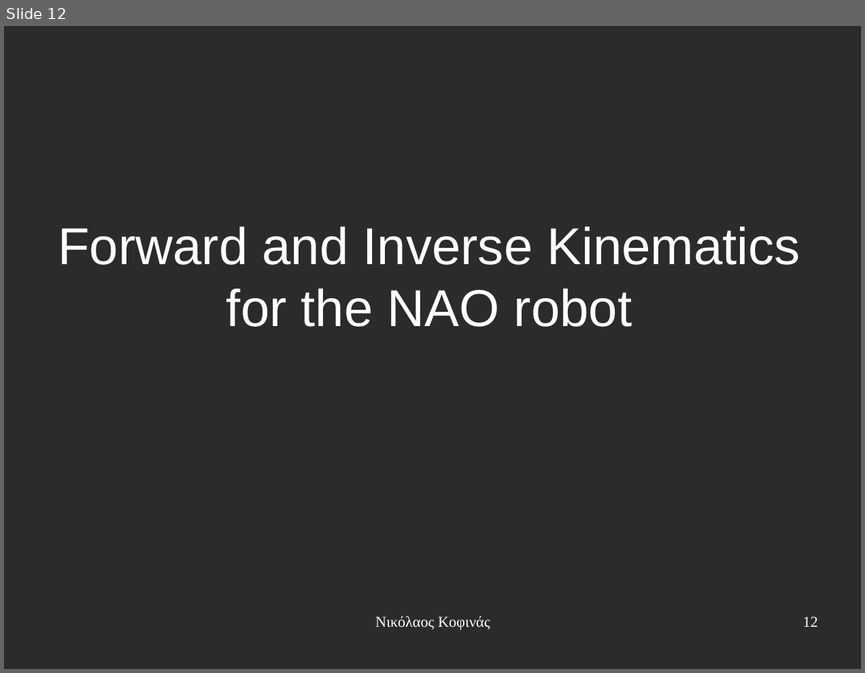
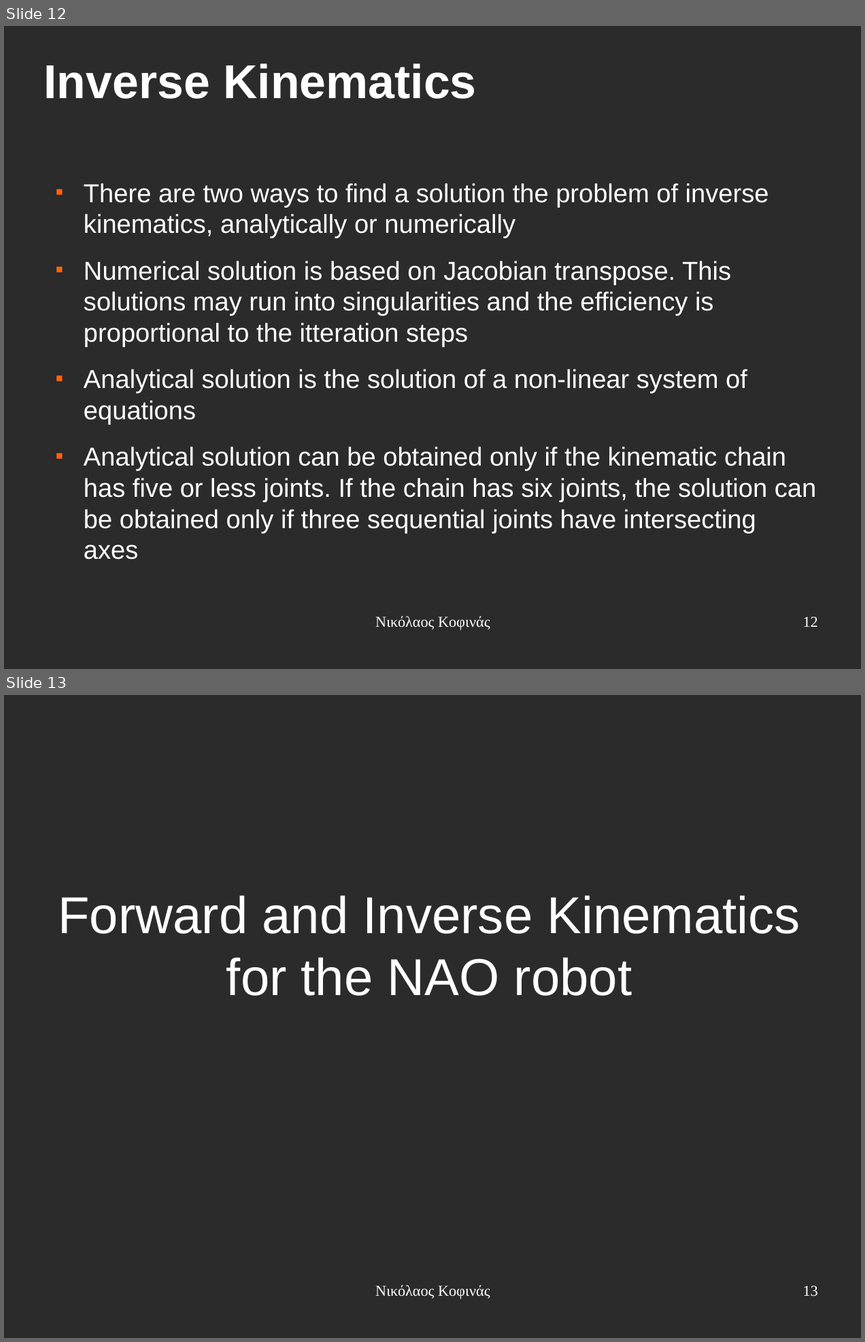
Before and after one commit to eldr4d/MyThesis, a slide deck: presentation.odp. Shown one above the other, each under a label of ours: slide 12 before the commit, slides 12 and 13 after it. The pictures are 865x673 and 865x1342 pixels, drawn with LibreOffice and Linux fonts; fonts in the diff are those of the drawing; background and template pictures are left out; a plain dark background stands for a picture behind light text. Boxes give left, top, right and bottom in pixels: in the first picture for what was removed or moved away, otherwise in the second. Text is boxed around its words. In the diff, an @@ line names an element or a change of style, - is before the commit and + after.

```diff
--- a/presentation.odp
+++ b/presentation.odp
@@ slide 12 added at [4, 26, 861, 669], background picture (left out) @@
@@ title added at [44, 63, 476, 99], 44 pt, text #FFFFFF, bold @@
+Inverse Kinematics
@@ text added at [84, 183, 816, 559], 24 pt, text #FFFFFF @@
+■ There are two ways to find a solution the problem of inverse kinematics, analytically or numerically
+■ Numerical solution is based on Jacobian transpose. This solutions may run into singularities and the efficiency is proportional to the itteration steps
+■ Analytical solution is the solution of a non-linear system of equations
+■ Analytical solution can be obtained only if the kinematic chain has five or less joints. If the chain has six joints, the solution can be obtained only if three sequential joints have intersecting axes
@@ text added at [375, 616, 490, 630], 14 pt, text #FFFFFF @@
+Νικόλαος Κοφινάς
@@ page number added at [803, 616, 818, 626], 14 pt, text #FFFFFF @@
+12
@@ what was slide 12 is now slide 13 @@
@@ page number at [803, 1285, 818, 1296]: text changed @@
-12
+13
```
Also in this commit, not shown: 18 slides changed, 4 other slides added, 2 slides removed.
